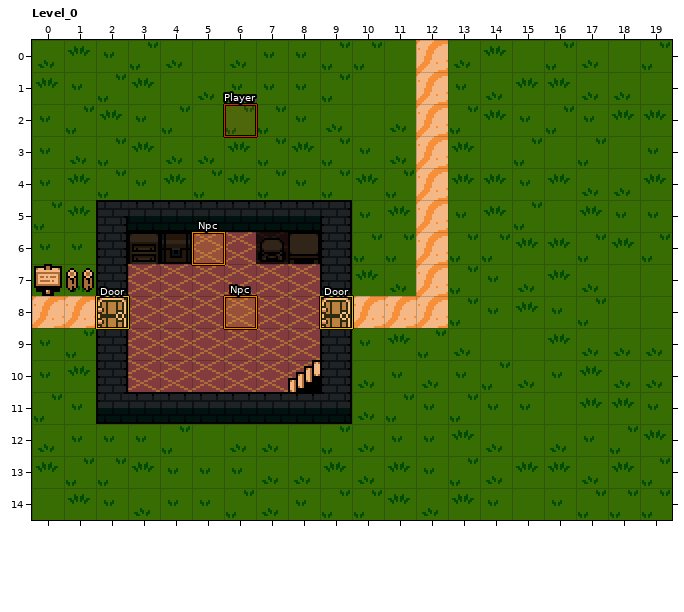
A LDtk project gets an edit: assets/maps/demo.ldtk. The first picture shows the starting point.
Cells are 16x16 px. Shown: Level_0 x 0..19, y 0..14.
Now the later version:
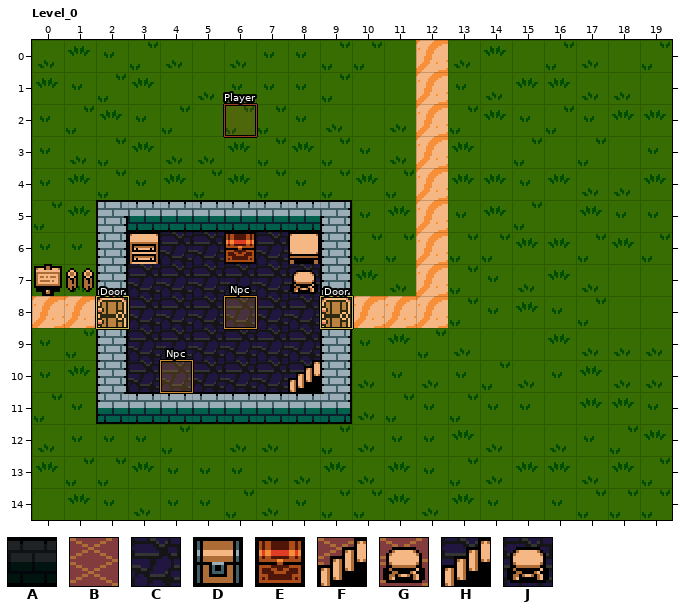
Key: from "Collision": A 1 "Wall"; from "GardenTiles": B 21, C 22, D 61, E 62, F 21 under 50, G 21 under 54, H 22 under 50, J 22 under 54.
_ is an empty cell.
Objects are placed by their top-left corner, in cells (3,4 is the top-left corner of cell 3,4); size is 1x1 cell unless given.
See-through tiles are keyed as they look on the map.
Difference:
Layer "Tiles":
y 6: x 4..7 DBBG -> CCEC
y 7: x 3..8 BBBBBB -> CCCCCJ
y 8..9: x 3..8 BBBBBB -> CCCCCC
y 10: x 3..8 BBBBBF -> CCCCCH
Layer "Entities":
changed: "Npc" rectangle at 5,6 -> "Npc" rectangle at 4,10
Layer "Collision" (now hidden):
y 5: x 2..9 AAAAAAAA -> ________
y 6: x 2..4 AAA -> ___; x 7..9 AAA -> ___
y 7: x 2 A -> _; x 9 A -> _
y 9..10: x 2 A -> _; x 9 A -> _
y 11: x 2..9 AAAAAAAA -> ________
